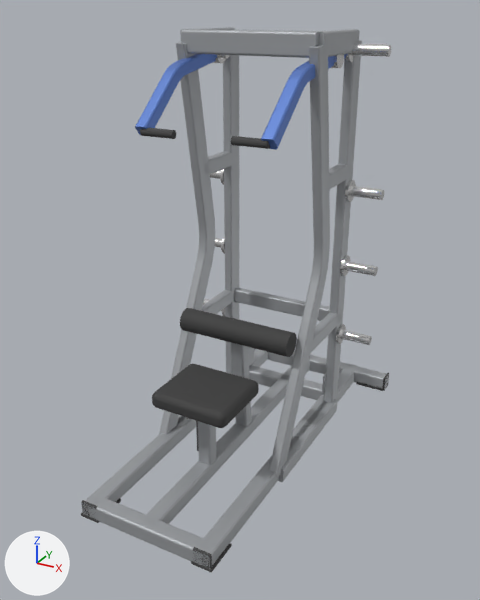
The glTF model catalogs/ludus/models/LD-A015/model.glb, before and after one commit.
One viewpoint serves both versions: a 50 mm lens placed at (1.45, -2.67, 2.14), pointed at (0.03, -0.08, 0.84). The lights are fixed; the arrows at lower left show +X, +Y and +Z. The first picture is the older version. Where no turn or scale is listed for an object, it has been applied to the vertices. Vertices at exactly the same position are counted once.

The first picture shows 'Mesh_0', 'Mesh_0.001', 'Mesh_0.003', 'Mesh_0.004', 'Mesh_2.002', 'Mesh_2.003', 'arm_left_bar_tube', 'arm_left_grip', 'arm_right_bar_tube', 'arm_right_grip', 'cage_leg_tube', 'cage_leg_tube.001', 'cage_post', 'cage_post.001', 'seat_pad', 'thigh_roller', 'top_crossbar' and 35 more.
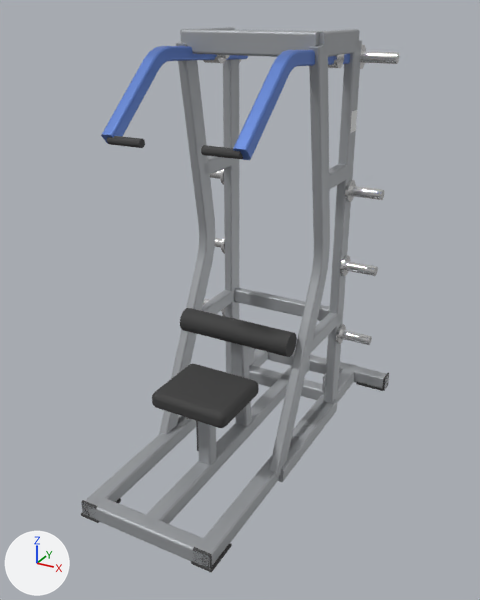
Boxes [x1, y1, x2, y2] around the edits, measured in the pictures (480 x 600 px):
'arm_left_bar_tube', reshaped (38% wider, 17% taller)
    before: [261, 56, 334, 150]
    after: [233, 50, 334, 160]
'arm_right_bar_tube', reshaped (40% wider, 18% taller)
    before: [135, 54, 216, 136]
    after: [101, 46, 215, 143]
'Mesh_2.003', moved
    before: [351, 44, 391, 57]
    after: [361, 51, 399, 64]
'arm_left_grip', moved
    before: [231, 136, 270, 149]
    after: [201, 145, 243, 159]
'arm_right_grip', moved
    before: [140, 128, 176, 139]
    after: [107, 136, 145, 148]
'decal_warning.001', added
    after: [350, 110, 357, 133]
'Mesh_2.002', moved
    before: [346, 53, 353, 62]
    after: [360, 45, 366, 69]
'arm_right_tail', moved (not visible before)
    after: [226, 55, 248, 60]

Patch to the scene script:
```diff
--- a/catalogs/ludus/models/LD-A015/model.glb.py
+++ b/catalogs/ludus/models/LD-A015/model.glb.py
@@ mat_decal @@
+mat_decal = principled_material('decal')
+mat_decal.base_color = (0.8, 0.8, 0.8)  # white #e7e7e7
+mat_decal.metallic = 0.1
+mat_decal.roughness = 0.55
@@ me_mesh_7 @@
 # used by ob_arm_right_bar_tube; location = (-0.3, 0.256, 1.942)
-me_mesh_7.from_pydata(...)  # 96 vertices, 188 faces; spans x -0.03..0.03, y -0.619..0.005, z -0.305..0.03
+me_mesh_7.from_pydata(...)  # 96 vertices, 188 faces; spans x -0.03..0.03, y -0.839..0.001, z -0.305..0.049
+# me_mesh_7 part 1: 96 of 96 vertices moved; they spanned x -0.03..0.03, y -0.619..0.005, z -0.305..0.03 and now span x -0.03..0.03, y -0.839..0.001, z -0.305..0.049; mean shift (0.0, -0.12, 0.047)
 me_mesh_7.materials.append(mat_accent)
@@ me_mesh_10 @@
 # used by ob_arm_left_bar_tube; location = (0.3, 0.256, 1.942)
-me_mesh_10.from_pydata(...)  # 96 vertices, 188 faces; spans x -0.03..0.03, y -0.619..0.005, z -0.305..0.03
+me_mesh_10.from_pydata(...)  # 96 vertices, 188 faces; spans x -0.03..0.03, y -0.839..0.001, z -0.305..0.049
+# me_mesh_10 part 2: 96 of 96 vertices moved; they spanned x -0.03..0.03, y -0.619..0.005, z -0.305..0.03 and now span x -0.03..0.03, y -0.839..0.001, z -0.305..0.049; mean shift (0.0, -0.12, 0.047)
 me_mesh_10.materials.append(mat_accent)
@@ me_mesh_16_1 @@
+me_mesh_16_1.from_pydata([(0.0, -0.0375, 0.05), (0.0, 0.0375, 0.05), (0.0, -0.0375, -0.05), (0.0, 0.0375, -0.05)], [], [(0, 2, 1), (2, 3, 1)])
+me_mesh_16_1.materials.append(mat_decal)  # its picture is missing
@@ ob_arm_right_grip @@
 ob_arm_right_grip.parent = ob_arm_right
-ob_arm_right_grip.location = (-0.08, 0.6, -0.28)
+ob_arm_right_grip.location = (-0.08, 0.82, -0.28)
 ob_arm_right_grip.rotation_euler = (-1.571, 0.0, 1.571)  # degrees (-90, 0, 90)
@@ ob_arm_right_tail @@
 ob_arm_right_tail.parent = ob_arm_right
-ob_arm_right_tail.location = (0.0, -0.0763, 0.0126)
+ob_arm_right_tail.location = (0.0, -0.144, -0.00744)
 ob_arm_right_tail.rotation_euler = (-1.407, 0.0, 3.142)  # degrees (-81, 0, 180)
@@ ob_arm_left_grip @@
 ob_arm_left_grip.parent = ob_arm_left
-ob_arm_left_grip.location = (0.08, 0.6, -0.28)
+ob_arm_left_grip.location = (0.08, 0.82, -0.28)
 ob_arm_left_grip.rotation_euler = (-1.571, 0.0, -1.571)  # degrees (-90, 0, -90)
@@ ob_mesh_2_002 @@
 ob_mesh_2_002.parent = ob_arm_left_horn
-ob_mesh_2_002.location = (-0.0375, -0.153, 0.0252)
+ob_mesh_2_002.location = (-0.0375, -0.289, -0.0149)
 ob_mesh_2_002.rotation_euler = (-1.571, 0.0, 1.571)  # degrees (-90, 0, 90)
@@ ob_mesh_2_003 @@
 ob_mesh_2_003.parent = ob_arm_left_horn
-ob_mesh_2_003.location = (-0.13, -0.153, 0.0252)
+ob_mesh_2_003.location = (-0.13, -0.289, -0.0149)
 ob_mesh_2_003.rotation_euler = (-1.571, 0.0, 1.571)  # degrees (-90, 0, 90)
@@ ob_decal_warning_001 @@
+ob_decal_warning_001 = bpy.data.objects.new('decal_warning.001', me_mesh_16_1)
+ob_decal_warning_001.location = (0.351, 0.466, 1.642)
```
